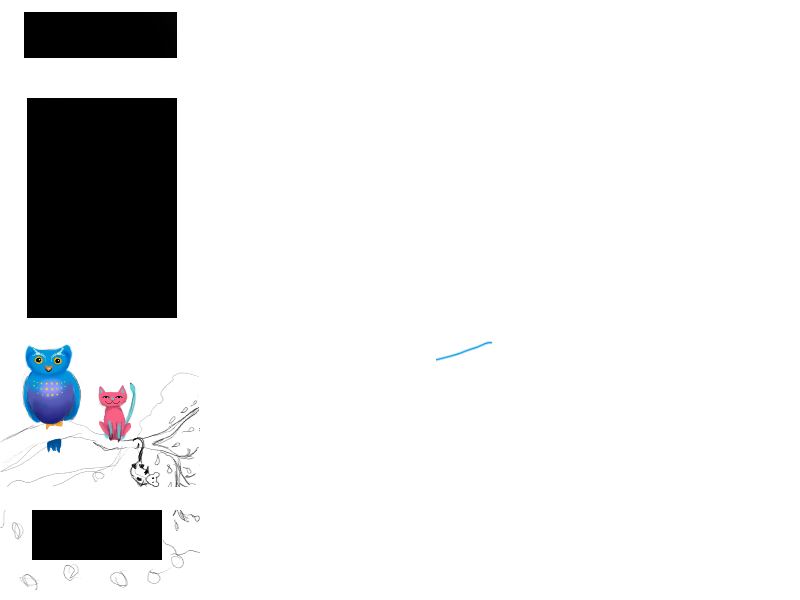
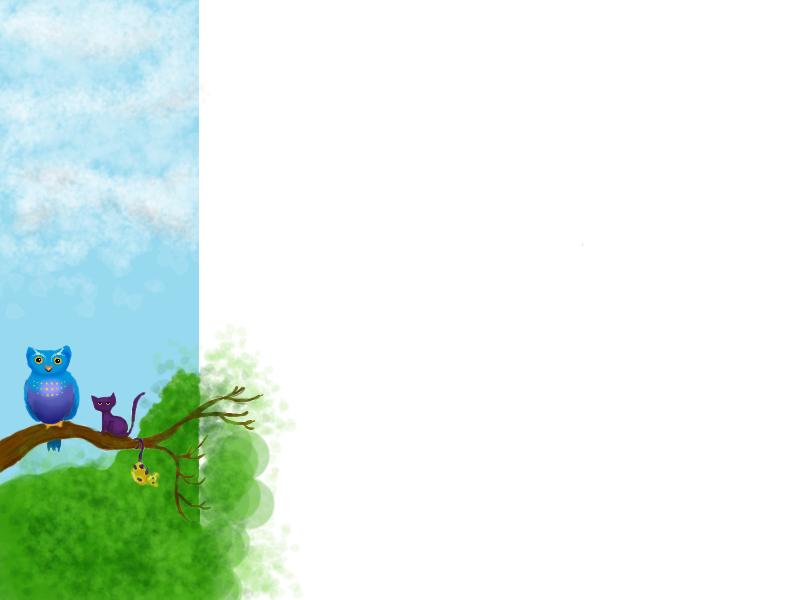
Before/after of a w=800, h=600 layered artwork. What changed in the layer stack:
hid "limits" over [left=24, top=12, right=177, bottom=560]
painted on "rightside" over [left=0, top=0, right=584, bottom=600]
